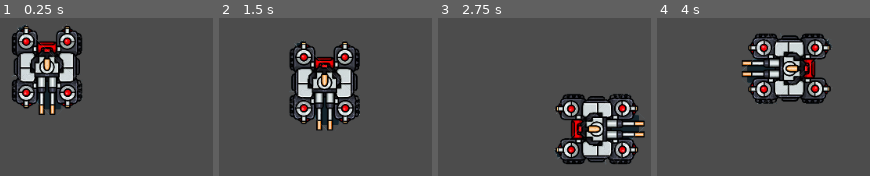
Above: before the commit, frames 1-4 (left to right).
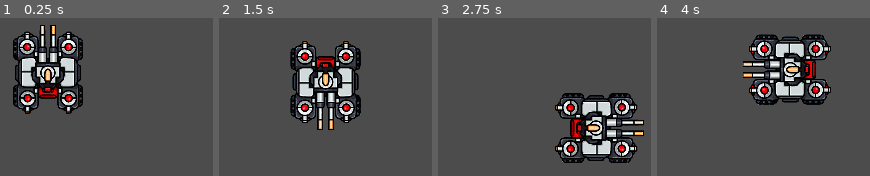
Above: after the commit, the same moments.

Repository: ferdinandiz/MyActionRPG
Game: Godot game, scene res://Node2D.tscn
Same seed, same stepped clock (60 frames per second), same inputs: the game is played once before the commit and once after it.
Inputs:
- Up to frame 1 (0.25 s): no input
- Up to frame 2 (1.5 s): tap Enter at 0.5 s; hold D (direita) 0.53-1.28 s; hold S (baixo) from 1.28 s (still down)
- Up to frame 3 (2.75 s): release S (baixo) at 2.03 s; hold D (direita) from 2.03 s (still down)
- Up to frame 4 (4 s): release D (direita) at 2.78 s; hold W (cima) 2.78-3.53 s; hold A (esquerda) from 3.53 s (still down)

The runs differ from the first frame. In frame 1, 13% of the frame differs, in the area x 5-39%, y 3-62%; in frame 2, 10%; in frame 3, 9.6%; in frame 4, 10%.

Commit message:
Sprite da Bullet
Subindo a sprite

Diff:
--- a/KinematicBody2D.gd
+++ b/KinematicBody2D.gd
@@ -6,27 +6,26 @@
 	velocidade.y = Input.get_action_strength("baixo") - Input.get_action_strength("cima")
 	move_and_slide(velocidade*100)
 	trocaSprite(velocidade)
-
 	pass
 
 func trocaSprite(vel):
 	if(vel.x == 1):
-		$Sprite.rotation_degrees = 90
+		$".".rotation_degrees = 90
 	if(vel.x == -1):
-		$Sprite.rotation_degrees = 270
+		$".".rotation_degrees = 270
 	if(vel.y == 1):
-		$Sprite.rotation_degrees = 180
+		$".".rotation_degrees = 180
 	if(vel.y == -1):
-		$Sprite.rotation_degrees = 0
+		$".".rotation_degrees = 0
 
 	if(vel.y == -1 and vel.x == -1):
-		$Sprite.rotation_degrees = 270+45
+		$".".rotation_degrees = 270+45
 	if(vel.y == -1 and vel.x == 1):
-		$Sprite.rotation_degrees = 45
+		$".".rotation_degrees = 45
 	if(vel.y == 1 and vel.x == 1):
-		$Sprite.rotation_degrees = 180-45
+		$".".rotation_degrees = 180-45
 	if(vel.y == 1 and vel.x == -1):
-		$Sprite.rotation_degrees = 180+45
+		$".".rotation_degrees = 180+45
 	pass
 
 
--- a/Node2D.tscn
+++ b/Node2D.tscn
@@ -8,15 +8,15 @@
 
 [node name="Node2D" type="Node2D"]
 
-[node name="KinematicBody2D" type="KinematicBody2D" parent="."]
+[node name="Machine" type="KinematicBody2D" parent="."]
 position = Vector2( 416, 270 )
+z_index = 2
 script = ExtResource( 2 )
 
-[node name="Sprite" type="Sprite" parent="KinematicBody2D"]
-rotation = 3.14159
+[node name="Sprite" type="Sprite" parent="Machine"]
 scale = Vector2( 0.4, 0.4 )
 texture = ExtResource( 1 )
 
-[node name="CollisionShape2D" type="CollisionShape2D" parent="KinematicBody2D"]
+[node name="CollisionShape2D" type="CollisionShape2D" parent="Machine"]
 position = Vector2( 1, 2 )
 shape = SubResource( 1 )
--- a/project.godot
+++ b/project.godot
@@ -13,6 +13,11 @@
 config/name="MyActionRPG"
 run/main_scene="res://Node2D.tscn"
 config/icon="res://icon.png"
+
+[display]
+
+window/stretch/mode="2d"
+window/stretch/aspect="keep"
 
 [gui]
 
@@ -40,6 +45,11 @@
 "events": [ Object(InputEventKey,"resource_local_to_scene":false,"resource_name":"","device":0,"alt":false,"shift":false,"control":false,"meta":false,"command":false,"pressed":false,"scancode":0,"physical_scancode":68,"unicode":0,"echo":false,"script":null)
  ]
 }
+shoot={
+"deadzone": 0.5,
+"events": [ Object(InputEventKey,"resource_local_to_scene":false,"resource_name":"","device":0,"alt":false,"shift":false,"control":false,"meta":false,"command":false,"pressed":false,"scancode":0,"physical_scancode":32,"unicode":0,"echo":false,"script":null)
+ ]
+}
 
 [physics]
 
Binary file added: bullet.png
Not shown, added: bullet.png.import
Binary file changed: peresona_01.png
